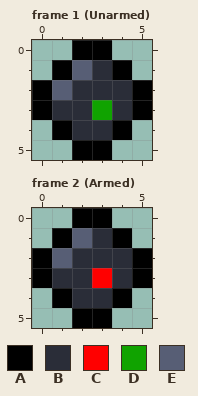
Pixel-art file -- assets/weapons/gravity_grenade.aseprite. Above is the file before it was changed.
6x6 pixels, 2 frames. Shown: frame 1 (Unarmed), frame 2 (Armed).
Palette (. is transparent): A #000000  B #2a2d38  C #ff0000  D #10a300  E #575e75
Pixels before, frame 1 (Unarmed), first column x 0:
0 ..AA..
1 .AEBA.
2 AEBBBA
3 ABBDBA
4 .ABBA.
5 ..AA..
Pixels before, frame 2 (Armed), first column x 0:
0 ..AA..
1 .AEBA.
2 AEBBBA
3 ABBCBA
4 .ABBA.
5 ..AA..
New version:
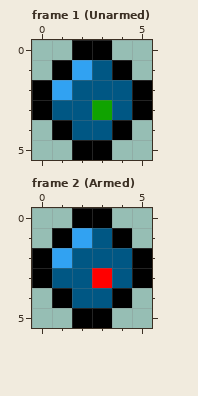
Edits made:
Colour B changes from #2a2d38 to #005784.
Colour E changes from #575e75 to #31a2f2.
Changed places in both pictures, as pixel boxes (x1, y1, x2, y2):
changed: (52, 60, 132, 140)
changed: (52, 228, 132, 308)
